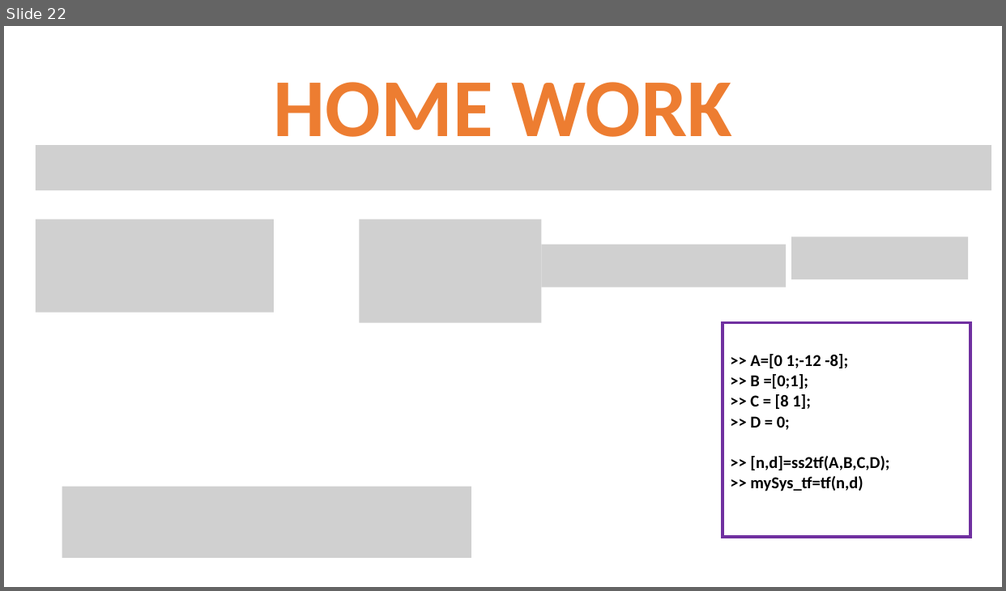
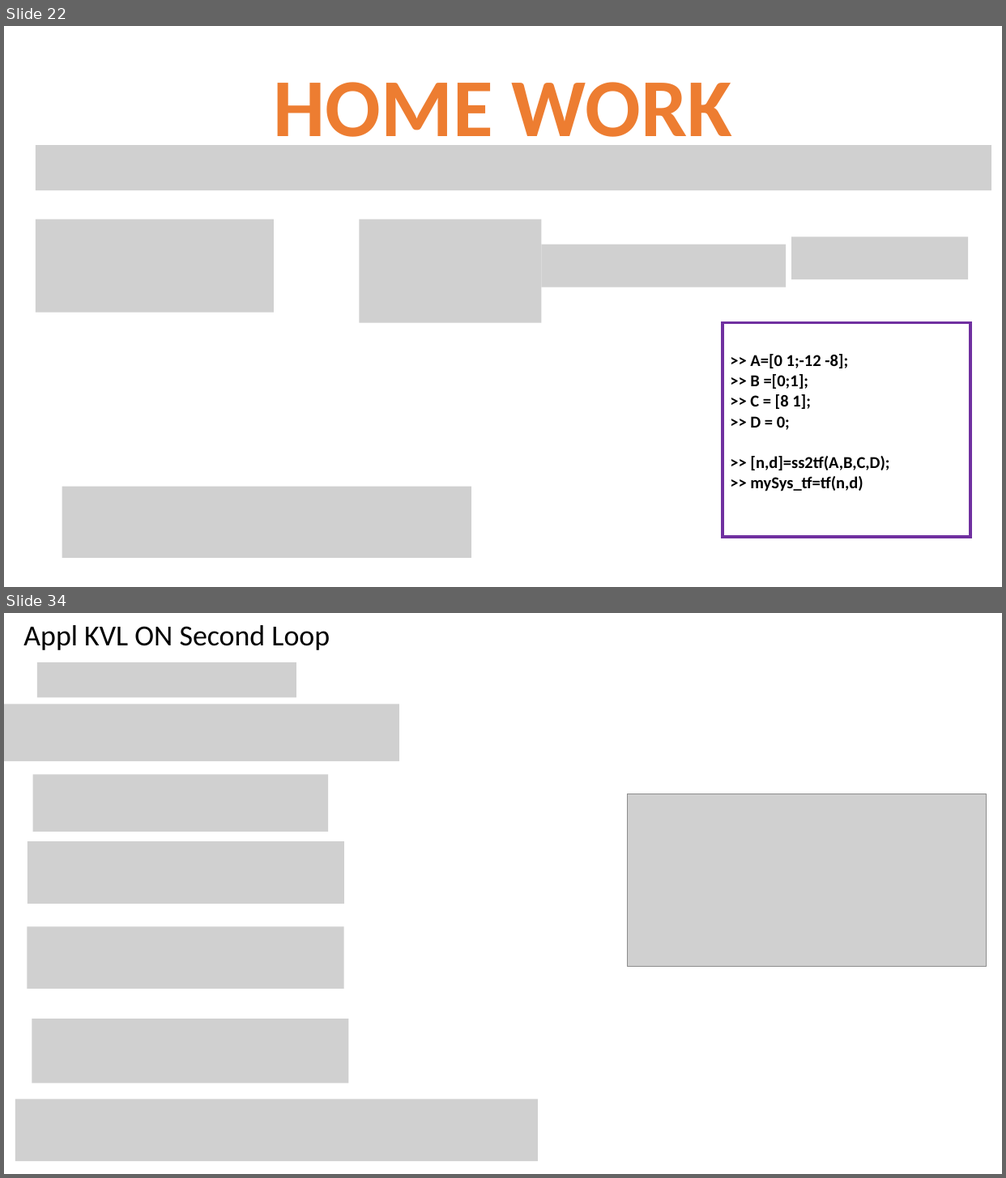
Before and after one commit to niazwazir/LINEAR_CONTROL_SYSTEM, a slide deck: STATE SPACE REPRESENTATION_PART_01.pptx. Shown one above the other, each under a label of ours: slide 22 before the commit, slides 22 and 34 after it; the slides between them are not shown. The pictures are 1006x591 and 1006x1178 pixels, drawn with LibreOffice and Linux fonts; fonts in the diff are those of the drawing; grey boxes stand for pictures. Boxes give left, top, right and bottom in pixels: in the first picture for what was removed or moved away, otherwise in the second. Text is boxed around its words. In the diff, an @@ line names an element or a change of style, - is before the commit and + after.

```diff
--- a/STATE SPACE REPRESENTATION_PART_01.pptx
+++ b/STATE SPACE REPRESENTATION_PART_01.pptx
@@ slide 34 added at (x1=4, y1=613, x2=1002, y2=1174), background #FFFFFF @@
@@ text added at (x1=23, y1=625, x2=330, y2=650), 28 pt, text #000000 @@
+Appl KVL ON Second Loop
@@ picture added at (x1=37, y1=662, x2=296, y2=697) @@
@@ picture added at (x1=4, y1=705, x2=399, y2=762) @@
@@ picture added at (x1=33, y1=775, x2=328, y2=833) @@
@@ picture added at (x1=628, y1=794, x2=987, y2=966) @@
@@ picture added at (x1=27, y1=841, x2=344, y2=904) @@
@@ picture added at (x1=27, y1=926, x2=344, y2=989) @@
@@ picture added at (x1=32, y1=1019, x2=348, y2=1083) @@
@@ picture added at (x1=15, y1=1100, x2=538, y2=1161) @@
```
Also in this commit, not shown: 14 other slides added.
